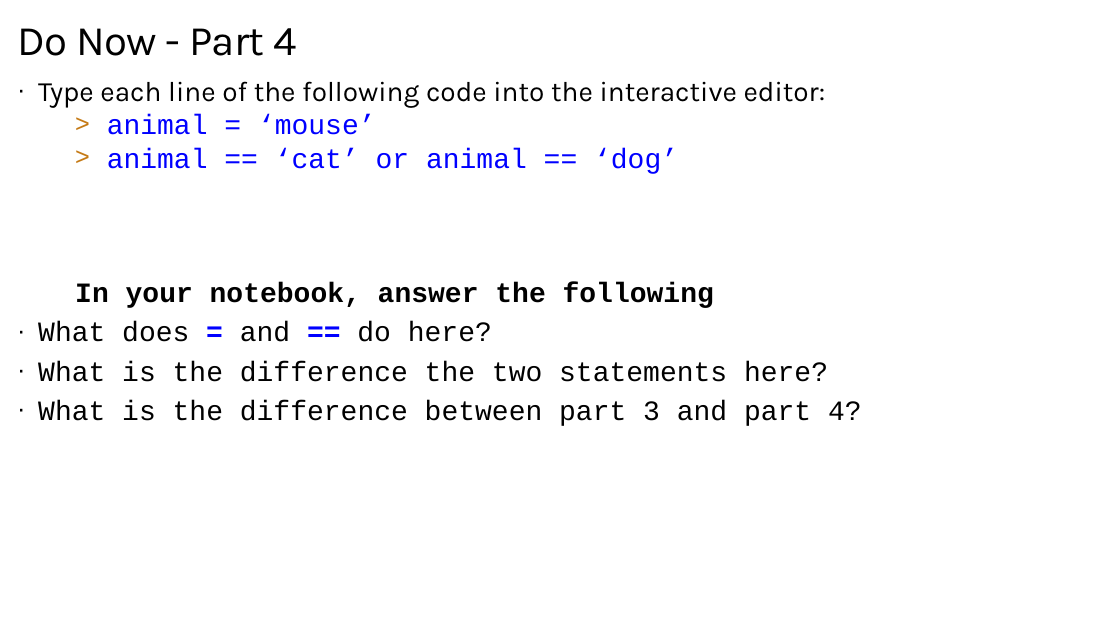
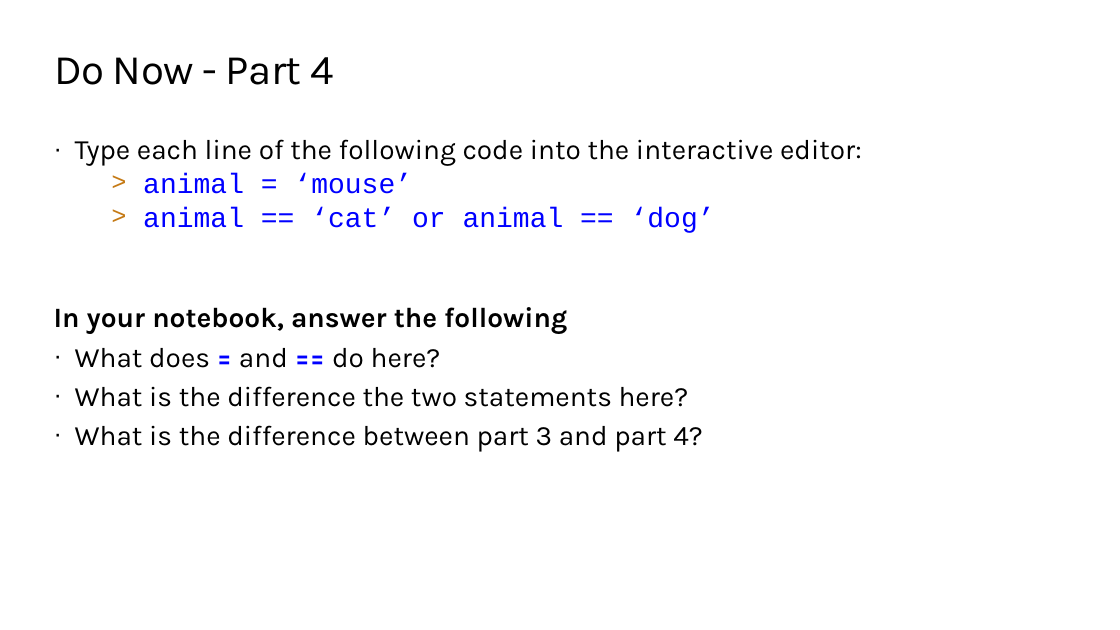
Before and after one commit to TEALSK12/2nd-semester-introduction-to-computer-science, a slide deck: slide 8 of units/2_unit/slidedecks/Intro Python 2.02 TEALS.pptx. Drawn at 1120x630 pixels with LibreOffice and Linux fonts; fonts in the diff are those of the drawing; background and template pictures are left out. Boxes give left, top, right and bottom in pixels: in the first picture for what was removed or moved away, otherwise in the second. Text is boxed around its words. In the diff, an @@ line names an element or a change of style, - is before the commit and + after.

```diff
--- a/units/2_unit/slidedecks/Intro Python 2.02 TEALS.pptx
+++ b/units/2_unit/slidedecks/Intro Python 2.02 TEALS.pptx
@@ title "Do Now - Part 4": place and size @@
-title "Do Now - Part 4" at (17, 28, 296, 56)
+title "Do Now - Part 4" at (54, 57, 333, 85)
@@ text "Type each line of the ...": place and size @@
-text "Type each line of the ..." at (38, 81, 862, 426)
+text "Type each line of the ..." at (54, 139, 862, 452)
@@ text at (54, 307, 703, 452): font Courier New to Karla in "In your notebook, answer the following", "What does = and == do here?", "What is the difference the two statements ...", "What is the difference between part 3 ..."; indent changed @@
```
Also in this commit, not shown: 8 other slides changed, 8 other files.
